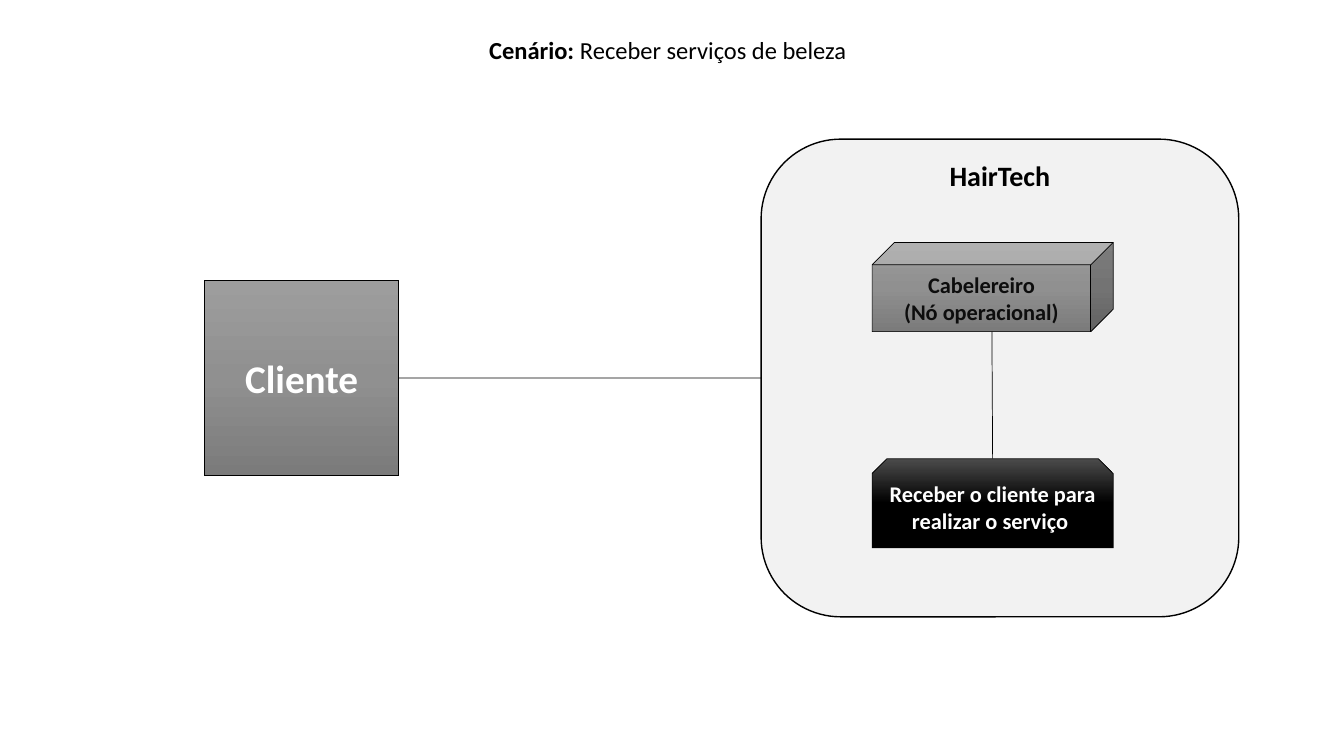
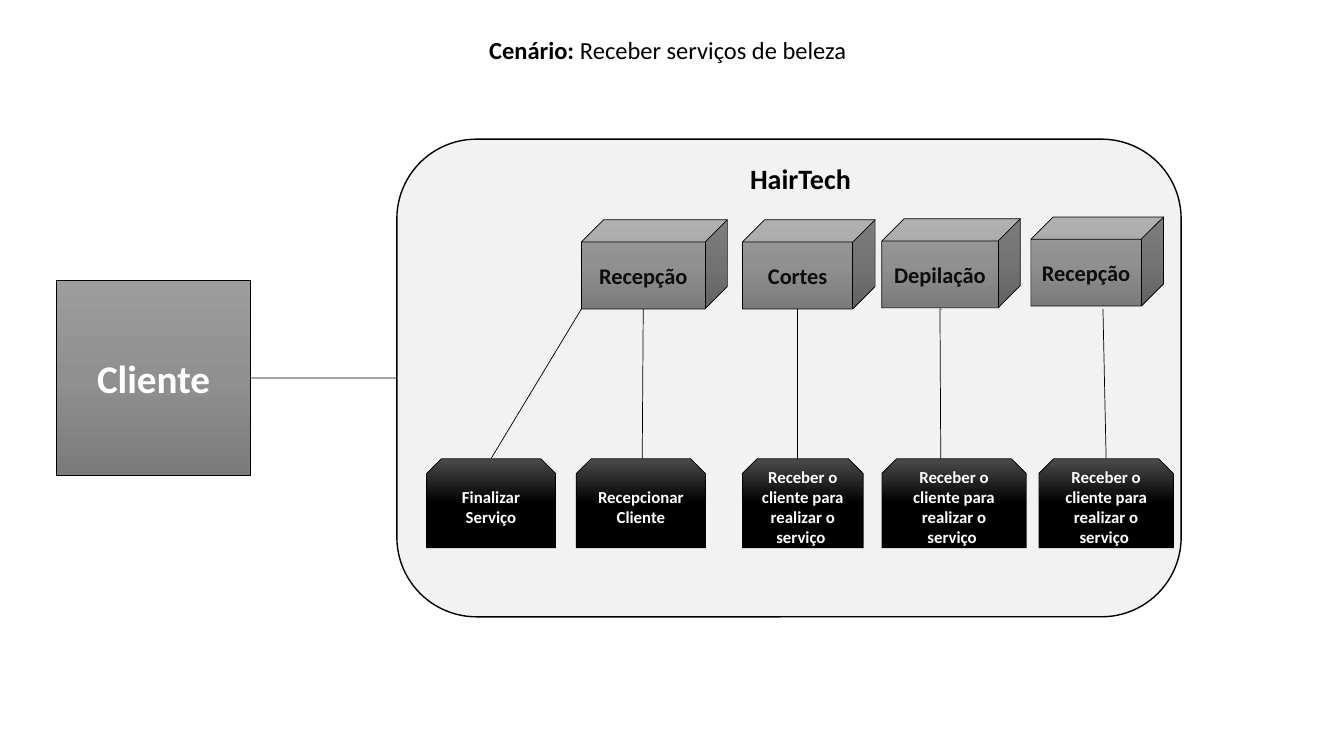
Before and after one commit to MSPowerSI/hairtech, a slide deck: slide 6 of artefatos/15 - Arquitetura de Negócio para cada Cenário.pptx. Drawn at 1344x756 pixels with LibreOffice and Linux fonts; fonts in the diff are those of the drawing. Boxes give left, top, right and bottom in pixels: in the first picture for what was removed or moved away, otherwise in the second. Text is boxed around its words. In the diff, an @@ line names an element or a change of style, - is before the commit and + after.

Commit message:
Update

```diff
--- a/artefatos/15 - Arquitetura de Negócio para cada Cenário.pptx
+++ b/artefatos/15 - Arquitetura de Negócio para cada Cenário.pptx
@@ rounded rectangle: place and size @@
-rounded rectangle at box(761, 139, 1239, 617)
+rounded rectangle at box(397, 139, 1182, 617)
@@ text "HairTech": place and size @@
-text "HairTech" at box(950, 166, 1051, 187)
+text "HairTech" at box(750, 169, 851, 190)
@@ cube added at box(582, 220, 728, 309), fill gradient #9D9D9D to #909090 to #7C7C7C, outline #000000 0.5 pt, 16 pt, text #0D0D0D, bold @@
+Recepção
@@ cube added at box(743, 220, 876, 309), fill gradient #9D9D9D to #909090 to #7C7C7C, outline #000000 0.5 pt, 16 pt, text #0D0D0D, bold @@
+Cortes
@@ cube added at box(882, 219, 1020, 308), fill gradient #9D9D9D to #909090 to #7C7C7C, outline #000000 0.5 pt, 16 pt, text #0D0D0D, bold @@
+Depilação
@@ cube added at box(1031, 217, 1165, 306), fill gradient #9D9D9D to #909090 to #7C7C7C, outline #000000 0.5 pt, 16 pt, text #0D0D0D, bold @@
+Recepção
@@ cube removed at box(872, 243, 1113, 332) @@
-Cabelereiro
-(Nó operacional)
@@ rectangle "Cliente": place and size @@
-rectangle "Cliente" at box(205, 281, 399, 476)
+rectangle "Cliente" at box(56, 281, 251, 476)
@@ line added from (582, 309) to (491, 459), #000000 0.5 pt @@
@@ line added from (643, 309) to (642, 459), #000000 0.5 pt @@
@@ line added from (798, 309) to (798, 459), #000000 0.5 pt @@
@@ line moved from (992, 332) - (993, 459) to (941, 308) - (941, 459) @@
@@ line added from (942, 309) to (942, 310), #4472C4 0.5 pt @@
@@ line added from (1103, 309) to (1106, 459), #000000 0.5 pt @@
@@ line moved from (761, 378) - (394, 378) to (397, 378) - (251, 378) @@
@@ snip same rect added at box(426, 459, 556, 547), fill gradient #4B4B4B to #000000, outline #000000 0.5 pt, 12 pt, text #FFFFFF, bold @@
+Finalizar Serviço
@@ snip same rect added at box(577, 459, 706, 547), fill gradient #4B4B4B to #000000, outline #000000 0.5 pt, 12 pt, text #FFFFFF, bold @@
+Recepcionar Cliente
@@ snip same rect added at box(743, 459, 864, 547), fill gradient #4B4B4B to #000000, outline #000000 0.5 pt, 12 pt, text #FFFFFF, bold @@
+Receber o cliente para realizar o serviço
@@ snip same rect "Receber o cliente para realizar ...": place and size @@
-snip same rect "Receber o cliente para realizar ..." at box(872, 459, 1113, 547)
+snip same rect "Receber o cliente para realizar ..." at box(882, 459, 1026, 547)
@@ snip same rect "Receber o cliente para realizar ..." at box(882, 459, 1026, 547): size 16 to 12 pt @@
@@ snip same rect added at box(1040, 459, 1174, 547), fill gradient #4B4B4B to #000000, outline #000000 0.5 pt, 12 pt, text #FFFFFF, bold @@
+Receber o cliente para realizar o serviço
```
